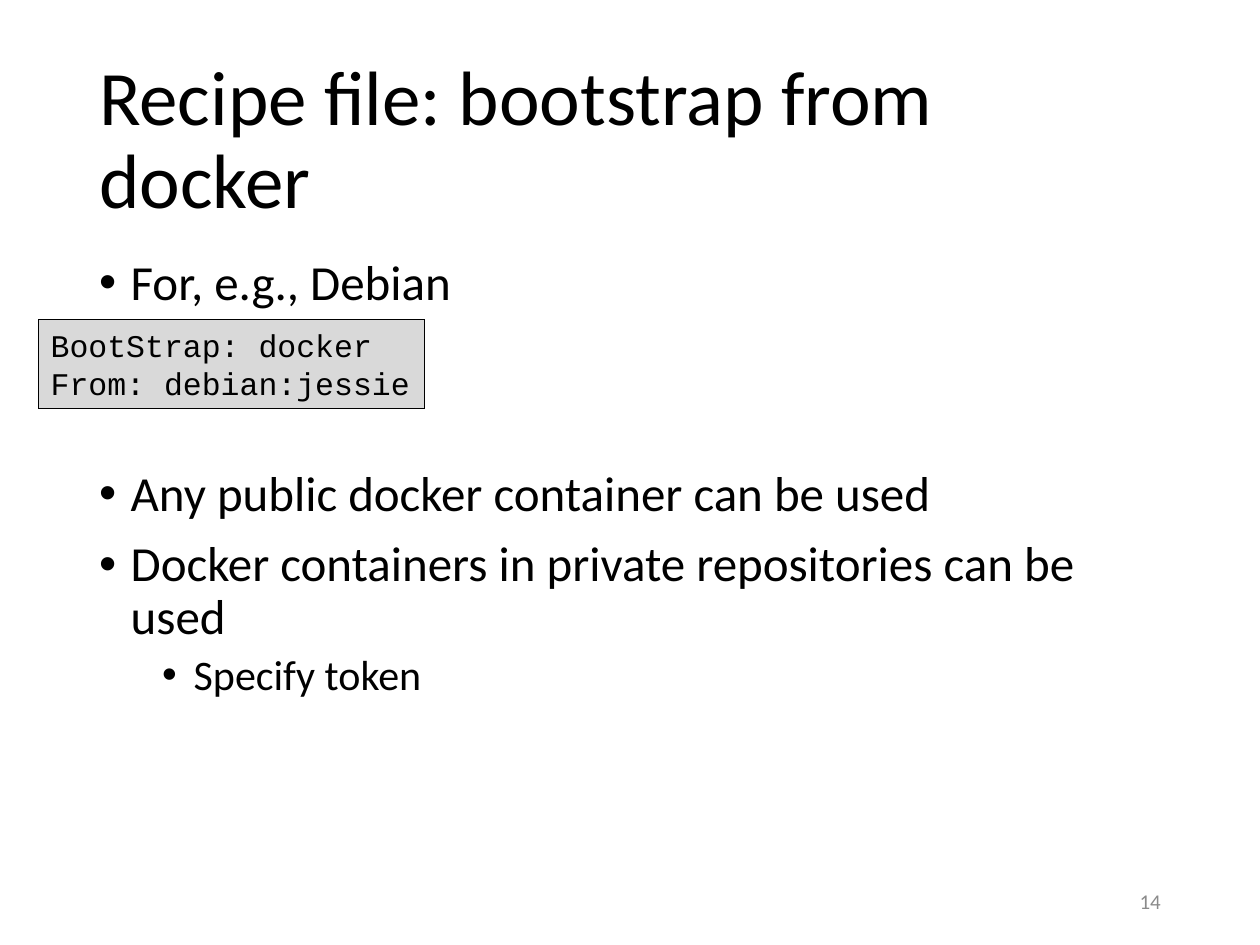
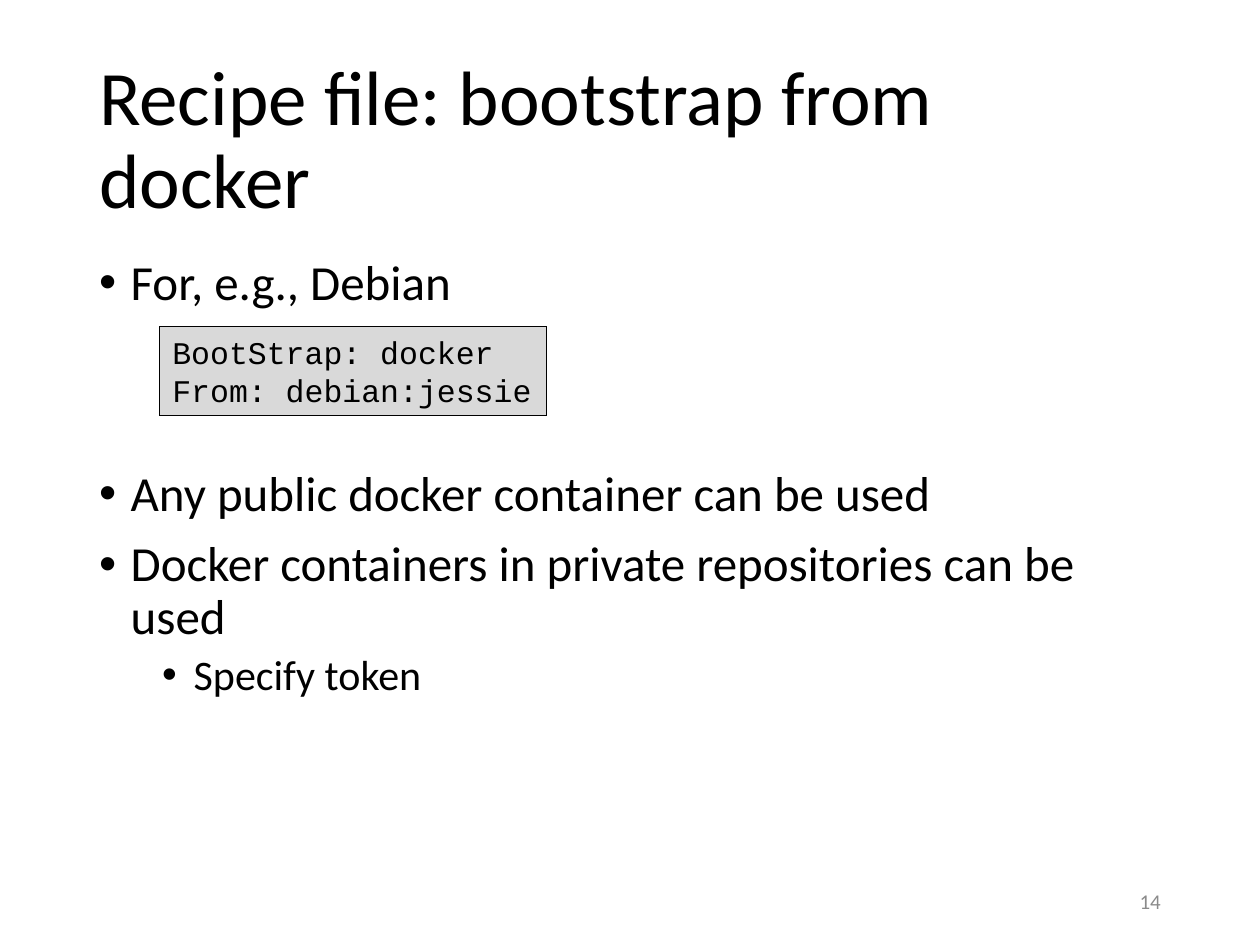
Before and after one commit to gjbex/Containers-for-HPC, a slide deck: slide 14 of containers_for_hpc.pptx. Drawn at 1260x945 pixels with LibreOffice and Linux fonts; fonts in the diff are those of the drawing. Boxes give left, top, right and bottom in pixels: in the first picture for what was removed or moved away, otherwise in the second. Text is boxed around its words. In the diff, an @@ line names an element or a change of style, - is before the commit and + after.

```diff
--- a/containers_for_hpc.pptx
+++ b/containers_for_hpc.pptx
@@ rectangle "BootStrap: docker": place and size @@
-rectangle "BootStrap: docker" at [38, 320, 425, 410]
+rectangle "BootStrap: docker" at [160, 326, 547, 416]
```
Also in this commit, not shown: 7 other slides changed.
